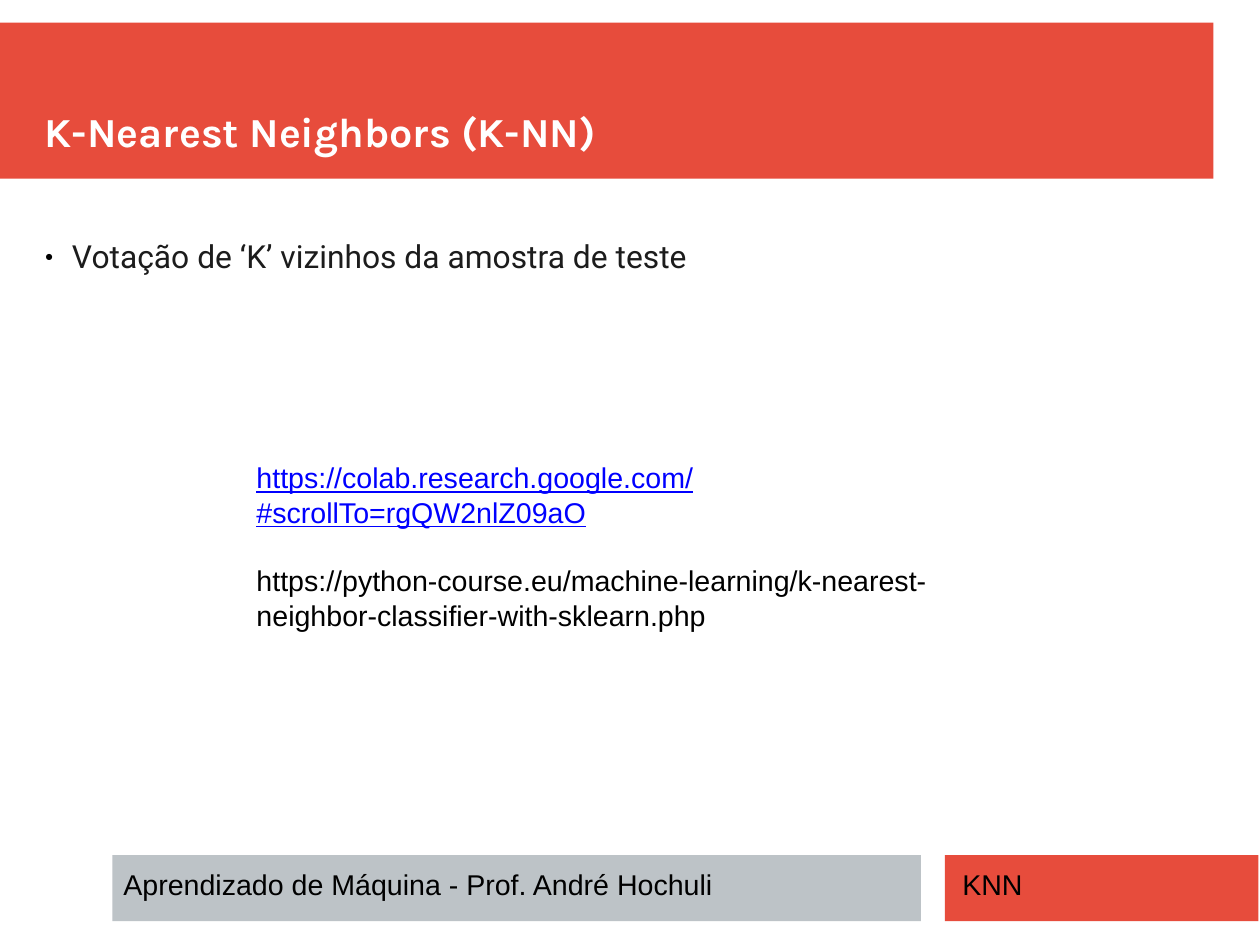
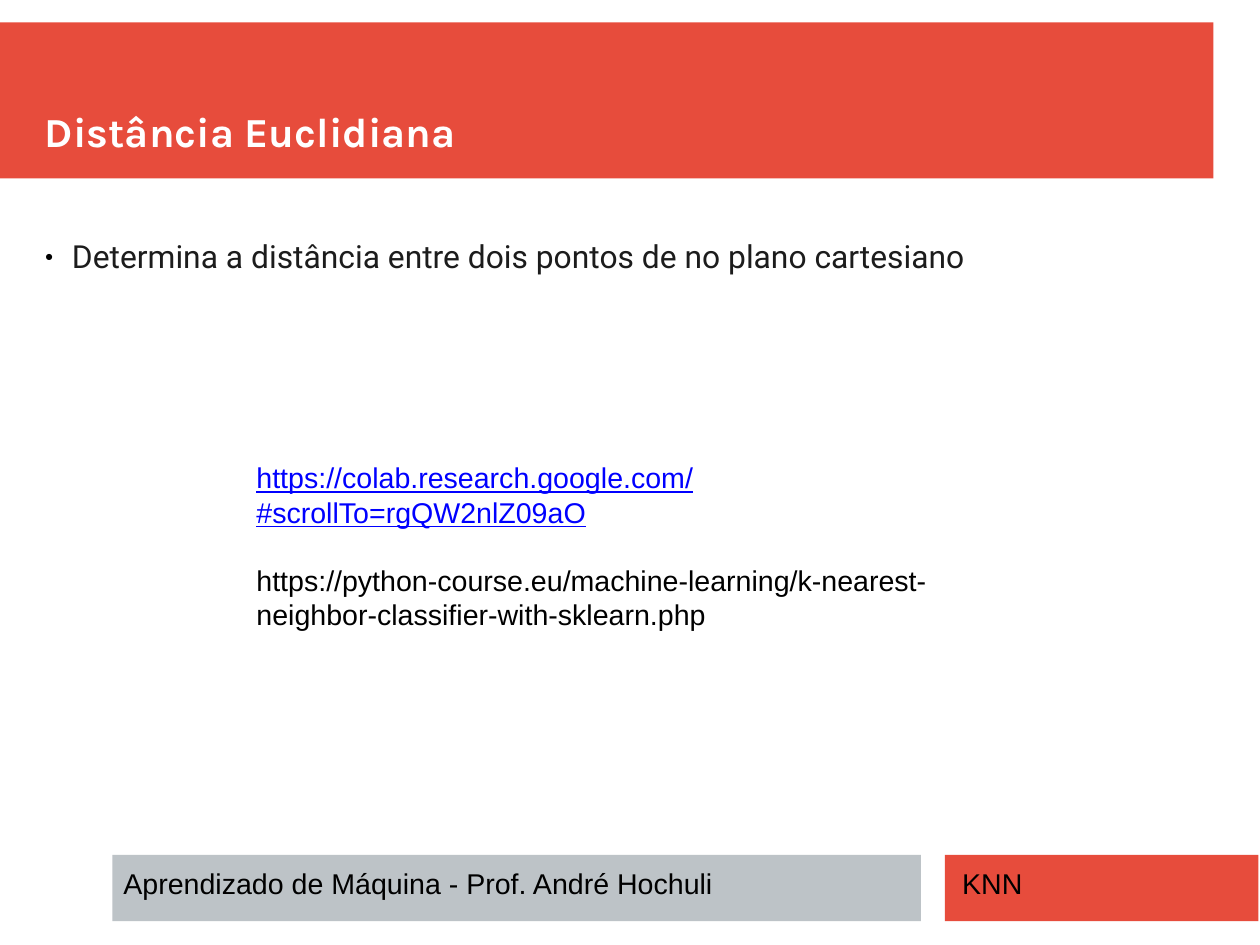
Before and after one commit to andrehochuli/teaching, a slide deck: slide 11 of AprendizadoMaquina/Tópico 02 - Aprendizado Supervisionado/Tópico 02 - Aprendizado-Supervisionado - KNN.pptx (slide 7 before the commit). Drawn at 1260x945 pixels with LibreOffice and Linux fonts; fonts in the diff are those of the drawing. Boxes give left, top, right and bottom in pixels: in the first picture for what was removed or moved away, otherwise in the second. Text is boxed around its words. In the diff, an @@ line names an element or a change of style, - is before the commit and + after.

Commit message:
Update KNN

```diff
--- a/AprendizadoMaquina/Tópico 02 - Aprendizado Supervisionado/Tópico 02 - Aprendizado-Supervisionado - KNN.pptx
+++ b/AprendizadoMaquina/Tópico 02 - Aprendizado Supervisionado/Tópico 02 - Aprendizado-Supervisionado - KNN.pptx
@@ text at (x1=45, y1=116, x2=456, y2=148): text changed @@
-K-Nearest Neighbors (K-NN)
+Distância Euclidiana
@@ text at (x1=72, y1=244, x2=965, y2=275): text changed @@
-● Votação de ‘K’ vizinhos da amostra de teste
+● Determina a distância entre dois pontos de no plano cartesiano
```
Also in this commit, not shown: 3 other slides changed, 5 slides added.
